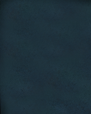
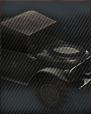
Layer changes from the first 91 × 114 image to the second:
showed "Stage Broken copy" over [0, 0, 91, 114]
showed "Stage Broken" over [0, 0, 91, 114]
showed "Stage 02" over [0, 0, 91, 114]
showed "Stage 01" over [0, 0, 91, 114]
showed "M37 Eng", painted on it over [0, 10, 91, 110]
